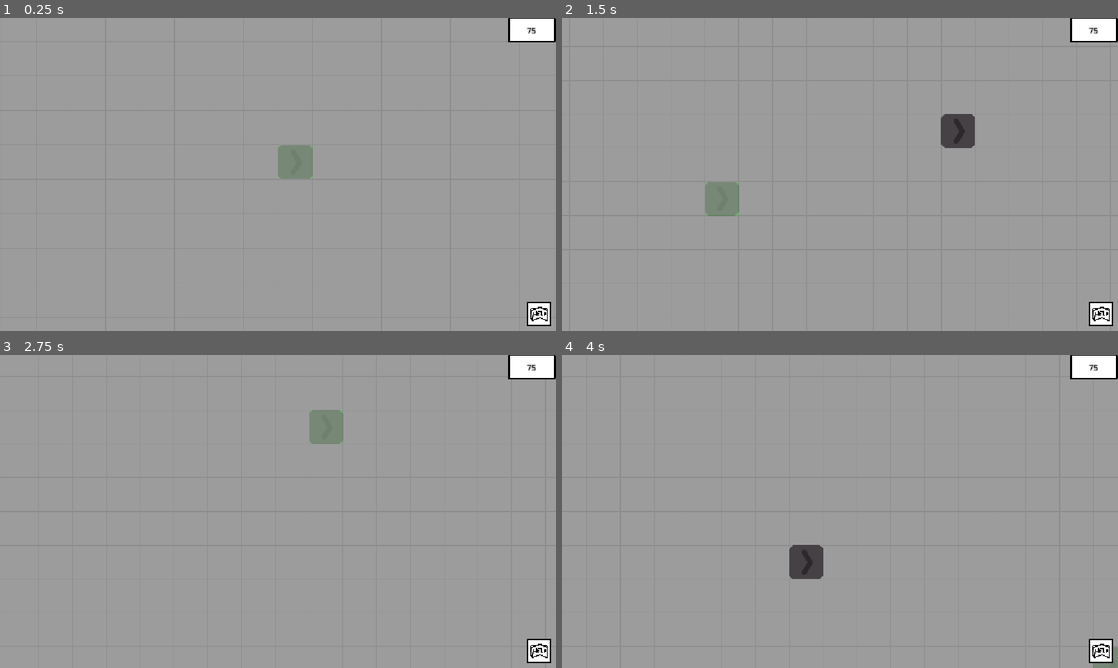
Above: before the commit, frames 1-4 (two rows, left to right).
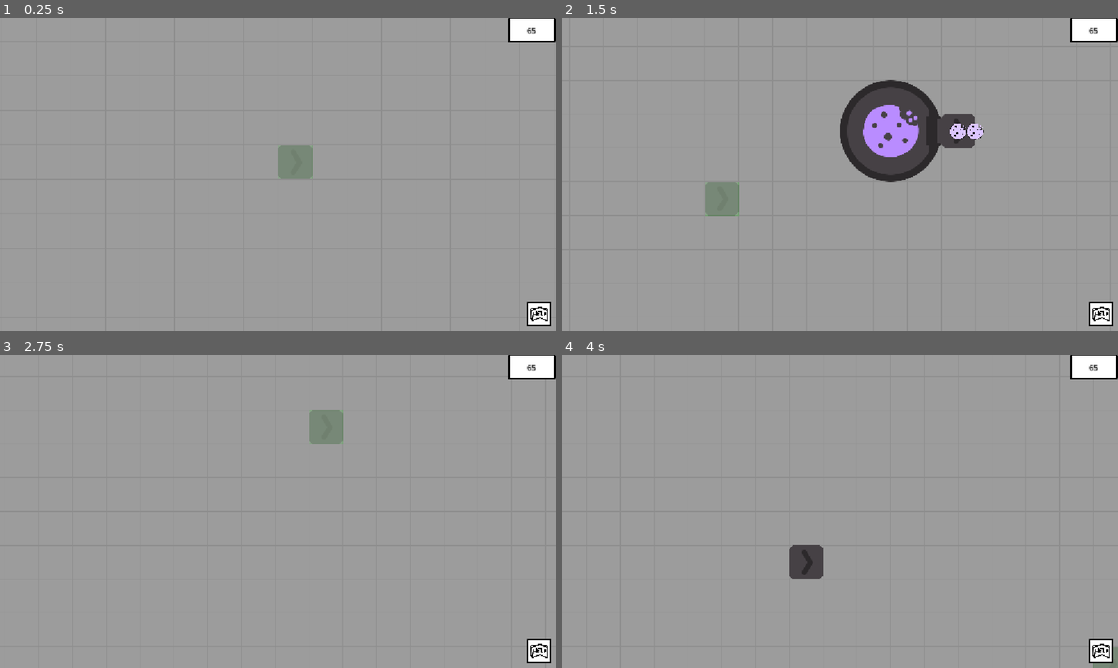
Above: after the commit, the same moments.

Repository: Schlutzkrapfen/Camara-Game
Game: Godot game, scene res://Levels/Tutorial0.tscn
The game is run twice, just before and just after one commit, with the same random seed, the same clock (stepped at 60 frames per second) and the same inputs. This scene is started directly instead of the project's main scene.
Inputs (mouse positions are in pixels of both pictures, inside the frame that each line leads up to):
- Up to frame 1 (0.25 s): no input
- Up to frame 2 (1.5 s): tap Enter at 0.5 s; move the mouse to (962, 158) at 0.52 s; hold D 0.53-1.28 s; tap 0 (Aliver) at 0.6 s; click (962, 158) at 0.67 s; tap Space at 0.77 s; move the mouse to (728, 190) at 1.27 s; hold S from 1.28 s (still down); tap 2 (Belt) at 1.35 s
- Up to frame 3 (2.75 s): tap Space at 1.52 s; move the mouse to (333, 442) at 2.02 s; release S at 2.03 s; hold D from 2.03 s (still down); tap 8 (Combiner) at 2.1 s
- Up to frame 4 (4 s): move the mouse to (812, 574) at 2.77 s; release D at 2.78 s; hold 9 (Upgrader) 2.78-3.5 s; tap ' (Goo_maker) at 2.85 s; click (812, 574) at 2.92 s; tap Space at 3.02 s; click (1101, 652) at 3.5 s

The runs differ from the first frame. In frame 1, less than 0.1% of the frame differs, in the area x 94-96%, y 3-6%; in frame 2, 4.9%, in the area x 50-96%, y 3-53%; in frame 3, less than 0.1%; in frame 4, less than 0.1%.
Error before the commit: Cannot call method 'play' on a null value. (res://Levels/audiomanager.gd:14)

Commit message:
added a confetti factory

Diff:
--- a/Levels/Tutorial0.tscn
+++ b/Levels/Tutorial0.tscn
@@ -23,6 +23,7 @@
 [ext_resource type="TileSet" uid="uid://dfd14baga48q4" path="res://Resourcen/Tilemap.tres" id="21_wmtmc"]
 [ext_resource type="Texture2D" uid="uid://dalccafnwdot3" path="res://assets/Sprites/UI/ButtonBase.png" id="22_5t771"]
 [ext_resource type="Script" uid="uid://d18488becbp0n" path="res://script/globals/GameManagerLevel0.gd" id="25_vqiug"]
+[ext_resource type="Resource" uid="uid://b7mlut1ru7uee" path="res://Resourcen/level0.tres" id="26_a2uew"]
 [ext_resource type="Texture2D" uid="uid://cd5llroculqao" path="res://assets/Sprites/UI/Tutorial.png" id="33_6tvxy"]
 [ext_resource type="PackedScene" uid="uid://12viga72ue0v" path="res://Levels/audiomanager.tscn" id="39_yycif"]
 
@@ -289,14 +290,18 @@
 
 [node name="Audiomanager" parent="." unique_id=702756718 node_paths=PackedStringArray("buildstream") instance=ExtResource("39_yycif")]
 buildstream = {
-0: null,
-1: null,
-2: null,
-3: null,
-4: null
+0: NodePath("Build_normal"),
+1: NodePath("Build_combiner"),
+2: NodePath("Build_upgrader"),
+3: NodePath("Build_aliver"),
+4: NodePath("no_Build")
 }
 
-[node name="Level0" type="Node" parent="." unique_id=2103952728]
+[node name="Level0" type="Node" parent="." unique_id=2103952728 node_paths=PackedStringArray("cam", "tilemap", "main_tilemap")]
 script = ExtResource("25_vqiug")
+cam = NodePath("../Camera2D")
+tilemap = NodePath("../MainTailMap/FlowField")
+main_tilemap = NodePath("../MainTailMap")
+level_data = ExtResource("26_a2uew")
 
 [connection signal="is_okay_to_build" from="CheckIfBuild" to="MainTailMap" method="check_building"]
--- a/Resourcen/building_resource.gd
+++ b/Resourcen/building_resource.gd
@@ -12,5 +12,5 @@
 @export var output_tile:Dictionary[Vector2i,Global.TileTransform]
 @export var input_size:int = 1
 @export var buildcost:int = 1
-@export var can_be_deleted:bool = false
+@export var can_not_deleted:bool = false
 @export var factory_type:Global.factory_type = 0
--- /dev/null
+++ b/Resourcen/goo_factory_tut.tres
@@ -0,0 +1,17 @@
+[gd_resource type="Resource" script_class="BuildingResource" format=3 uid="uid://dm7rfndkmyk8g"]
+
+[ext_resource type="PackedScene" uid="uid://okfpuqgbojjs" path="res://Levels/items/goo.tscn" id="1_2ld13"]
+[ext_resource type="Script" uid="uid://c46u5wpm1rwce" path="res://Resourcen/building_resource.gd" id="2_28vn8"]
+
+[resource]
+script = ExtResource("2_28vn8")
+size = Vector2i(3, 3)
+tilemap_id = 4
+craft_time = 0.5
+output = Array[PackedScene]([ExtResource("1_2ld13")])
+output_tile = Dictionary[Vector2i, int]({
+Vector2i(2, 1): 0
+})
+input_size = 0
+buildcost = 10
+can_not_deleted = true
--- a/Resourcen/level0.tres
+++ b/Resourcen/level0.tres
@@ -2,6 +2,10 @@
 
 [ext_resource type="Script" uid="uid://c46u5wpm1rwce" path="res://Resourcen/building_resource.gd" id="1_pnfm4"]
 [ext_resource type="Script" uid="uid://d0lomd1hwdhi" path="res://Resourcen/level_resource.gd" id="2_4pokh"]
+[ext_resource type="Resource" uid="uid://dm7rfndkmyk8g" path="res://Resourcen/goo_factory_tut.tres" id="2_gjuy4"]
 
 [resource]
 script = ExtResource("2_4pokh")
+building = Dictionary[Vector2i, ExtResource("1_pnfm4")]({
+Vector2i(0, 30): ExtResource("2_gjuy4")
+})
--- a/script/globals/GameManagerLevel0.gd
+++ b/script/globals/GameManagerLevel0.gd
@@ -17,7 +17,7 @@
 
 @export_category("Tutorial")
 @export var tutorial_images: Array[Texture2D] = []
-
+@export var level_data: LevelResource
 
 var _tutorial_layer: CanvasLayer
 var _tutorial_picture: TextureRect
@@ -32,7 +32,8 @@
 @onready var label_cookie_counter: Label = $"../UI/MarginContainer/TextureRect/Label"
 @onready var rotate_output:AudioStreamPlayer =$"../Audiomanager/Rotate"
 func _ready() -> void:
-
+	for item in level_data.building.keys():
+		main_tilemap.spawn_at_place_and_building(item,level_data.building[item])
 	btn_Tutorial.pressed.connect(func(): ShowTutorial())
 	label_cookie_counter.text = str(Global.curGoo)
 
--- a/script/spawner.gd
+++ b/script/spawner.gd
@@ -43,10 +43,10 @@
 			return false
 	return true
 ## Returns true if the building still needs an item of this item's type.
-func needs_item(factory: BuildData, item: Node2D,position) -> bool:
+func needs_item(factory: BuildData, item: Node2D,positions) -> bool:
 	if len(factory.resource_refrence.input) == 0:
 		return true
-	if factory.input_tile.has(position):
+	if factory.input_tile.has(positions):
 		return false
 	var still_needed: Array = factory.resource_refrence.input.duplicate()
 	# Cross off requirements already covered by stored items.
@@ -272,9 +272,8 @@
 	Global.curGoo += build_data.resource_refrence.buildcost
 
 ## Places the selected building at the mouse tile, registers its tiles, flowfield, and output cells.
-func spawn_at_place_and_building(position,factory_number):
-	var tile = position
-	var current_house = Global.factory_list[factory_number]
+func spawn_at_place_and_building(positions,current_house):
+	var tile = positions
 	var output_postion:Array[Vector2i]
 	for x in current_house.size.x:
 		for y in current_house.size.y:
@@ -290,7 +289,6 @@
 	var buildings:BuildData = BuildData.new(current_house,output_postion,Global.currentrotation)
 	current_builds[tile] =buildings
 	Global.curGoo -= current_house.buildcost
-	audio_manager._play_build(buildings.resource_refrence.factory_type)
 func spawn():
 	var mouse_position = get_global_mouse_position()
 	var tile = tilemap.local_to_map(tilemap.to_local(mouse_position))
Binary file added: assets/Sprites/Factories/confetti.png
Not shown, added: assets/Sprites/Factories/confetti.png.import
Not shown, added: assets/Sprites/Factories/TorsoFactory.png~
